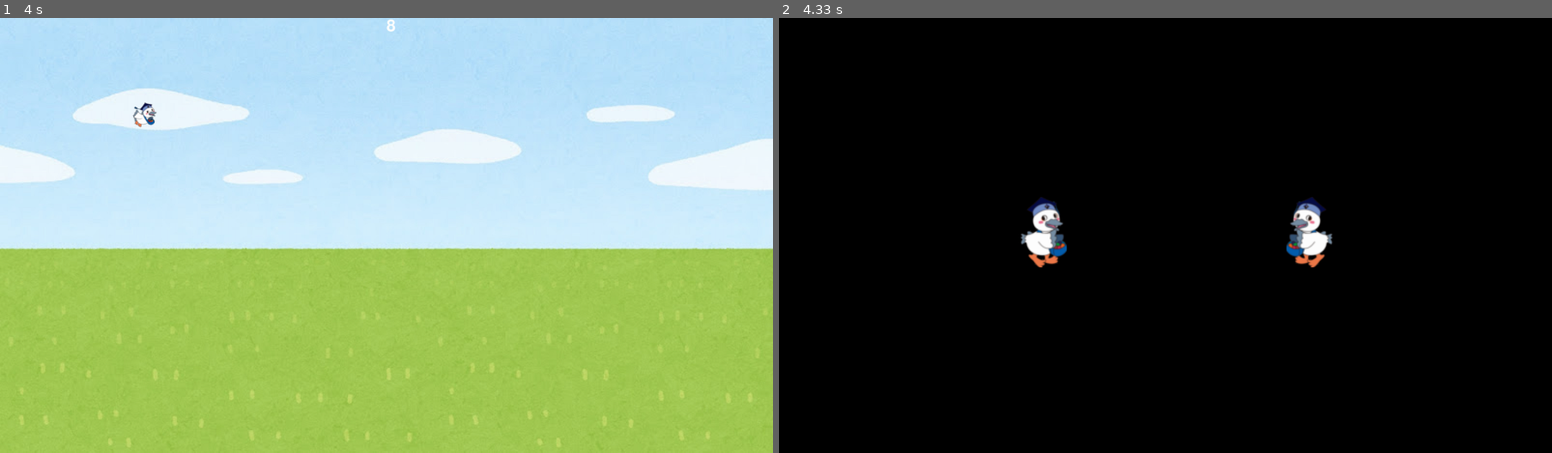
Above: before the commit, frames 1-2 (left to right).
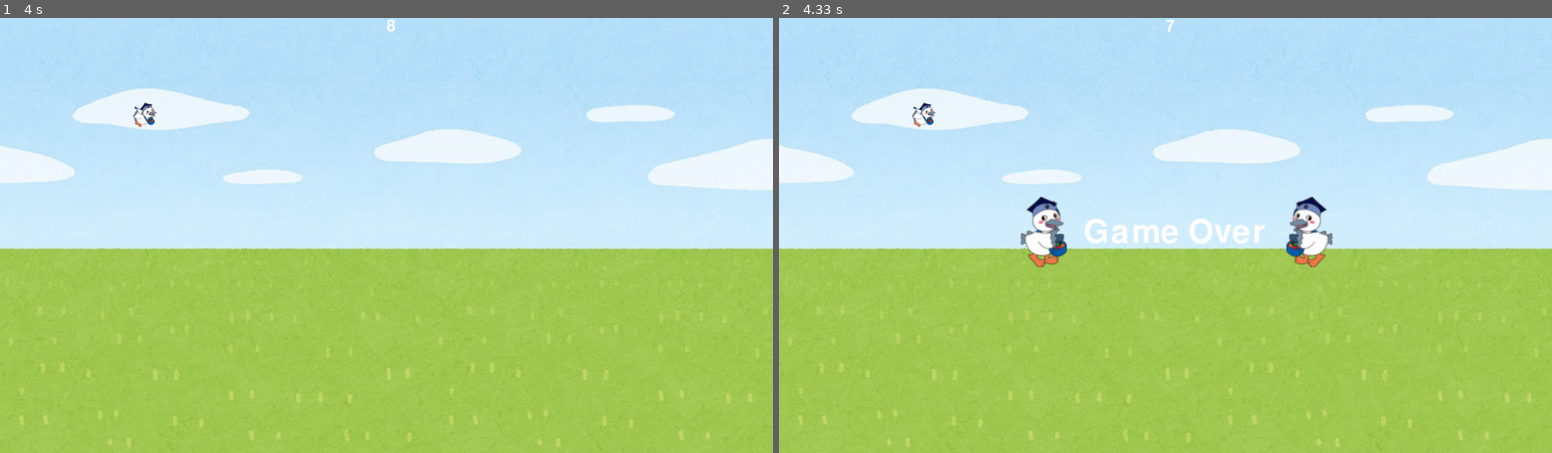
Above: after the commit, the same moments.

Repository: c0b23144/ProjExD_Group04
Game: pygame game, started from ex5/pygame_image.py
Same seed, same stepped clock (60 frames per second), same inputs: the game is played once before the commit and once after it.
Inputs:
- Up to frame 1 (4 s): no input
- Up to frame 2 (4.33 s): no input

Frame 1 is identical in both runs. In frame 2, 99% of the frame differs, in the area x 0-100%, y 0-100%.

Commit message:
追加機能time修正2

Diff:
--- a/ex5/pygame_image.py
+++ b/ex5/pygame_image.py
@@ -21,22 +21,22 @@
         screen.blit(self.txt, [800, 0])
 
 
-def GameOver():
+def GameOver(screen: pg.Surface):
     """
     ゲームオーバー画面の表示
     ブラックアウト画面の設定→文字表示の設定→こうかとん表示の設定
     スクリーン表示とディスプレイ更新
     """
-    screen = pg.display.set_mode((WIDTH, HEIGHT))
+    #screen = pg.display.set_mode((WIDTH, HEIGHT))
     #ゲームオーバー画面
-    gm_img = pg.Surface((WIDTH,HEIGHT))  #ブラックアウト
-    pg.draw.rect(gm_img,(0),(0,0,WIDTH,HEIGHT))
-    gm_img.set_alpha(150) #半透明
-    #screen.blit(gm_img, [0, 0]) #変更点（修正するときは消去）
+    gm_img = pg.Surface((WIDTH,HEIGHT), pg.SRCALPHA, 32)  #ブラックアウト
+    gm_img = gm_img.convert_alpha() #半透明
+    screen.blit(gm_img, [0, 0]) #変更点（修正するときは消去）
+
     gm_rct = gm_img.get_rect()
     gm_rct.center = WIDTH/2, HEIGHT/2
     fonto = pg.font.Font(None,100)
-    txt = fonto.render("Game Over",True,(0))
+    txt = fonto.render("Game Over",True,(255, 255, 255))
     #ゲームオーバー画面のこうかとん
     gm_kk_img = pg.transform.rotozoom(pg.image.load("fig/2.png"), 0, 2.0)
     gm_kk_img2 = pg.transform.flip(gm_kk_img,True,False) #画像反転
@@ -88,7 +88,7 @@
         if tim.tmr < 7:
             #ブラックアウトと文字、こうかとんの表示
             print("GameOver")
-            GameOver()
+            GameOver(screen)
             pg.time.wait(5000)  #5秒間止める
             return
         screen.blit(bg_img, [0, 0])
